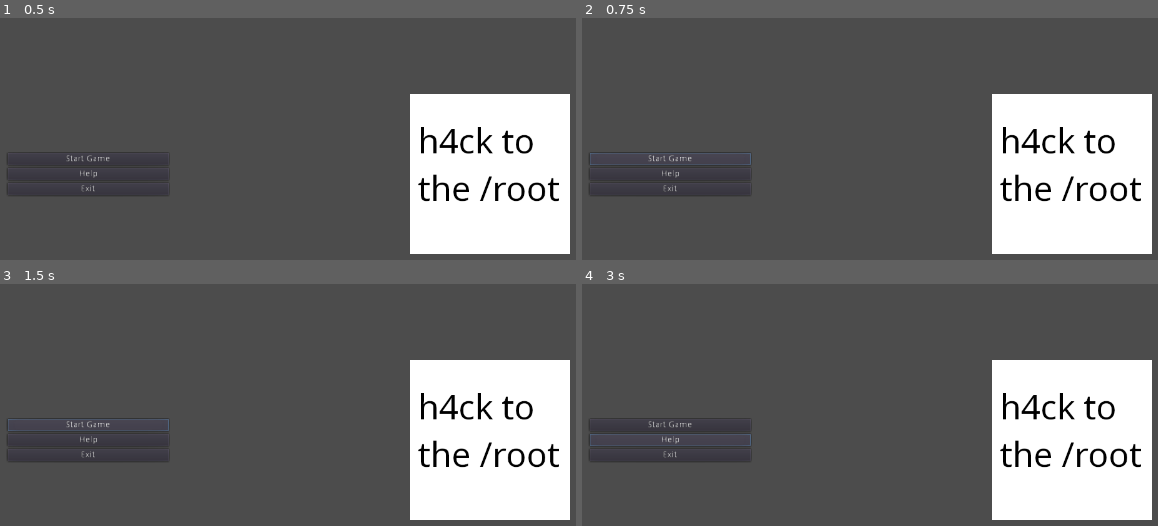
Above: before the commit, frames 1-4 (two rows, left to right).
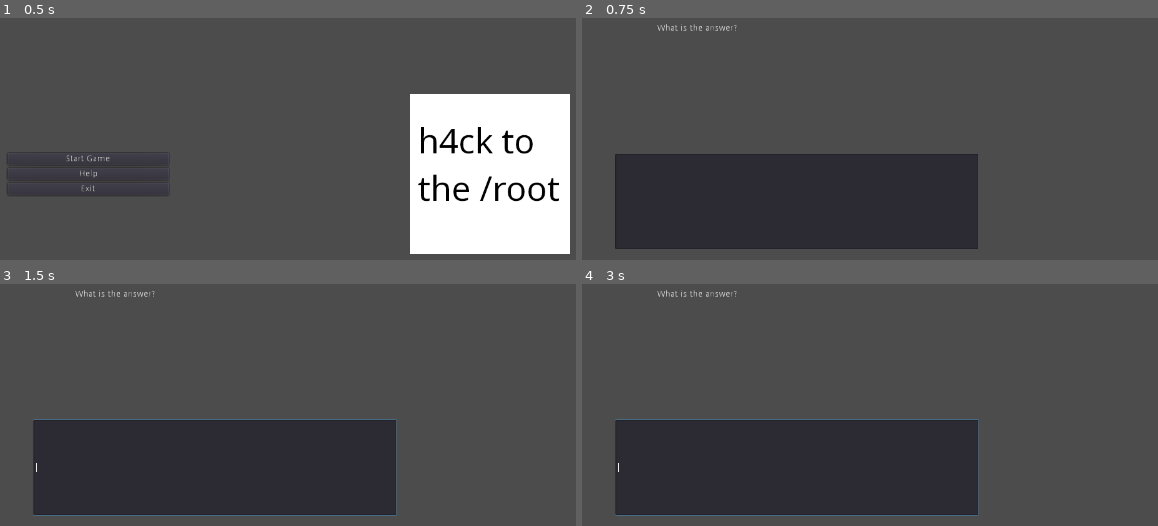
Above: after the commit, the same moments.

Repository: hack-to-the-root/hack-to-the-root
Game: Godot game, scene res://scenes/mainmenu.tscn
The game is run twice, just before and just after one commit, with the same random seed, the same clock (stepped at 60 frames per second) and the same inputs.
Inputs (mouse positions are in pixels of both pictures, inside the frame that each line leads up to):
- Up to frame 1 (0.5 s): no input
- Up to frame 2 (0.75 s): click "Start Game" at 0.5 s
- Up to frame 3 (1.5 s): click (86, 424) at 1.25 s, where only the run before the commit has a clickable "Start Game"
- Up to frame 4 (3 s): click (668, 424) at 2 s, where only the run before the commit has a clickable "Start Game"; click (668, 438) at 2.75 s, where only the run before the commit has a clickable "Help"

Frame 1 is identical in both runs. In frame 2, 41% of the frame differs, in the area x 1-99%, y 2-98%; in frame 3, 41%; in frame 4, 41%.

Commit message:
Switch scene when pressing StartButton

Diff:
--- a/scenes/mainmenu.tscn
+++ b/scenes/mainmenu.tscn
@@ -1,6 +1,7 @@
-[gd_scene load_steps=2 format=2]
+[gd_scene load_steps=3 format=2]
 
 [ext_resource path="res://assets/mainmenu/logo.png" type="Texture" id=1]
+[ext_resource path="res://scenes/mainmenu/StartButton.gd" type="Script" id=2]
 
 [node name="Node2D" type="Node2D"]
 
@@ -26,6 +27,7 @@
 margin_right = 258.0
 margin_bottom = 346.0
 text = "Start Game"
+script = ExtResource( 2 )
 
 [node name="HelpButton" type="Button" parent="RootContainer/HBoxContainer/ControlsContainer"]
 margin_top = 350.0
@@ -51,3 +53,5 @@
 margin_right = 256.0
 margin_bottom = 488.0
 texture = ExtResource( 1 )
+
+[connection signal="pressed" from="RootContainer/HBoxContainer/ControlsContainer/StartButton" to="RootContainer/HBoxContainer/ControlsContainer/StartButton" method="_on_StartButton_pressed"]
--- /dev/null
+++ b/scenes/mainmenu/StartButton.gd
@@ -0,0 +1,4 @@
+extends Button
+
+func _on_StartButton_pressed():
+	get_tree().change_scene("res://qa.tscn")
